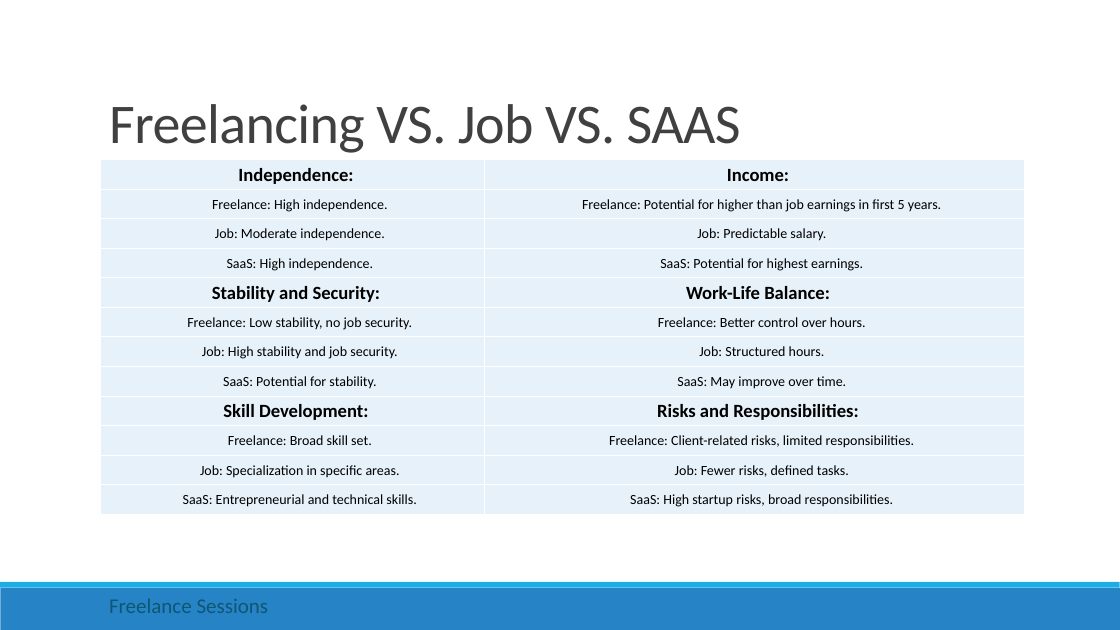
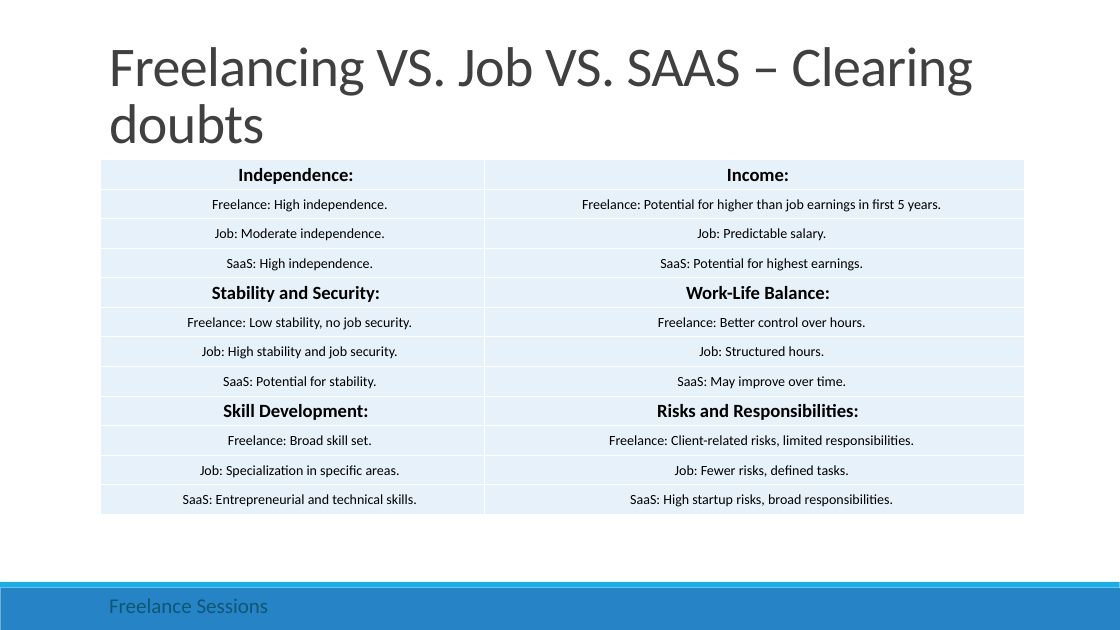
Before and after one commit to rishigujadhur1/Slides, a slide deck: slide 2 of Freelancing/Freelance Session 1.pptx (slide 3 before the commit). Drawn at 1120x630 pixels with LibreOffice and Linux fonts; fonts in the diff are those of the drawing. Boxes give left, top, right and bottom in pixels: in the first picture for what was removed or moved away, otherwise in the second. Text is boxed around its words. In the diff, an @@ line names an element or a change of style, - is before the commit and + after.

```diff
--- a/Freelancing/Freelance Session 1.pptx
+++ b/Freelancing/Freelance Session 1.pptx
@@ title at (109, 47, 973, 144): text changed @@
-Freelancing VS. Job VS. SAAS
+Freelancing VS. Job VS. SAAS – Clearing doubts
```
Also in this commit, not shown: 4 other slides changed, 4 slides added, 2 slides removed.
